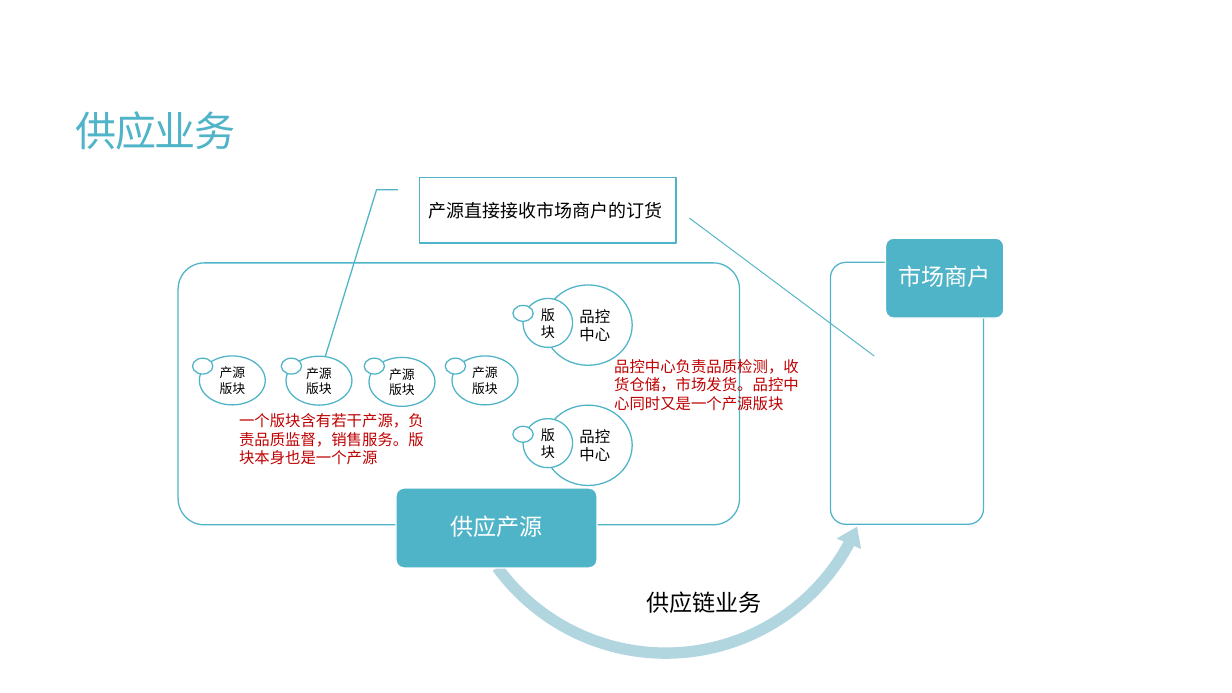
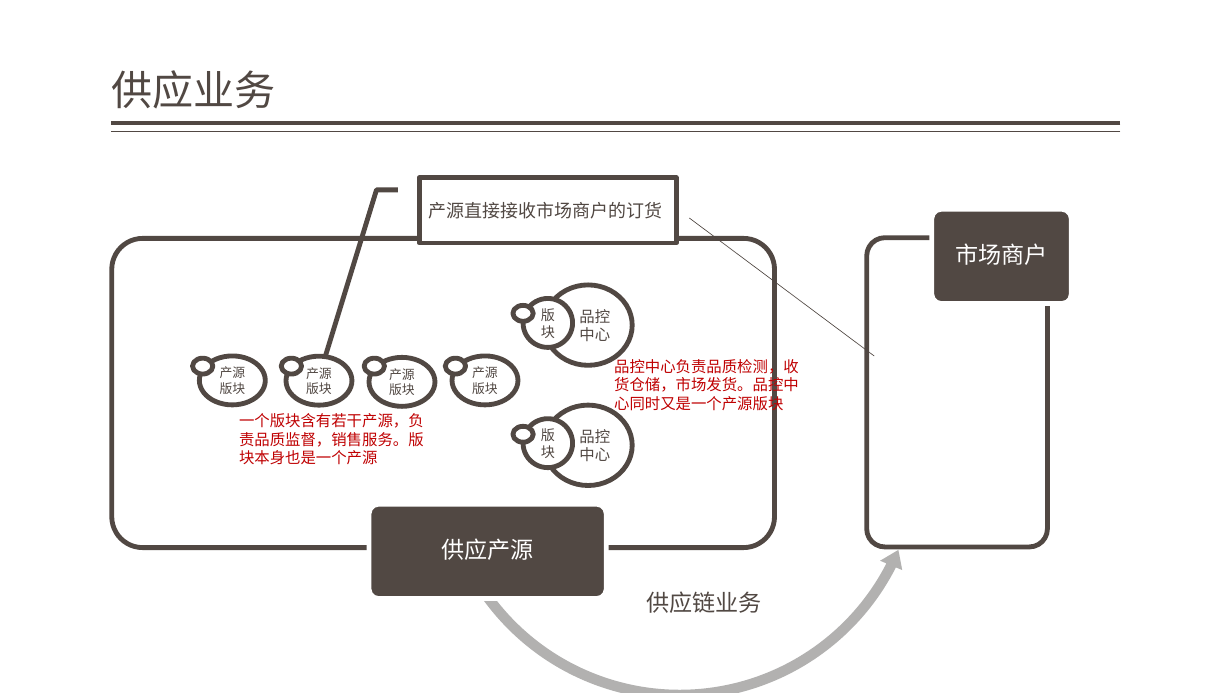
Before and after one commit to jzgi/chainsmart, a slide deck: slide 9 of Docs/品链供销平台.pptx. Drawn at 1232x693 pixels with LibreOffice and Linux fonts; fonts in the diff are those of the drawing. Boxes give left, top, right and bottom in pixels: in the first picture for what was removed or moved away, otherwise in the second. Text is boxed around its words. In the diff, an @@ line names an element or a change of style, - is before the commit and + after.

```diff
--- a/Docs/品链供销平台.pptx
+++ b/Docs/品链供销平台.pptx
@@ title "供应业务": place and size @@
-title "供应业务" at <box>76,111,236,149</box>
+title "供应业务" at <box>112,70,276,108</box>
@@ title "供应业务" at <box>112,70,276,108</box>: text colour #50B4C8 to #514843, letter spacing -1.2 to 0 pt; line spacing 0.85 to 0.9; vertical alignment middle to bottom @@
@@ line added from (1121, 123) to (112, 123), #514843 3 pt @@
@@ line added from (1121, 132) to (112, 132), #514843 1 pt @@
@@ left circular arrow: place and size @@
-left circular arrow at <box>445,224,887,666</box>
+left circular arrow at <box>431,208,930,693</box>
@@ left circular arrow at <box>431,208,930,693</box>: fill #B3D6E0 to #B3B1B0; proportions changed @@
@@ rounded rectangle at <box>932,209,1071,303</box>: fill #50B4C8 to #514843; outline #FFFFFF 1 pt to #FFFFFF 3.78 pt @@
@@ rounded rectangle: place and size @@
-rounded rectangle at <box>885,238,1004,319</box>
+rounded rectangle at <box>932,209,1071,303</box>
@@ rounded rectangle: place and size @@
-rounded rectangle at <box>178,263,740,525</box>
+rounded rectangle at <box>112,238,775,548</box>
@@ line (689, 218) - (874, 356): stroke #50B4C8 0.75 pt to #504641 0.5 pt @@
@@ outline #50B4C8 1 pt to #514843 3.78 pt in 8 elements at <box>281,359,301,374</box>, <box>192,359,213,374</box>, <box>364,359,384,374</box>, <box>445,359,466,374</box>, <box>513,306,533,322</box>, <box>513,426,533,442</box>, <box>112,238,775,548</box>, <box>867,238,1048,547</box> @@
@@ rounded rectangle: place and size @@
-rounded rectangle at <box>831,262,984,524</box>
+rounded rectangle at <box>867,238,1048,547</box>
@@ text "市场商户": place and size @@
-text "市场商户" at <box>898,265,990,287</box>
+text "市场商户" at <box>955,243,1047,265</box>
@@ text colour #000000 to #514843; outline #50B4C8 1 pt to #514843 3.78 pt in 9 elements at <box>420,177,677,243</box>, <box>287,356,352,405</box>, <box>200,356,265,405</box>, <box>369,358,434,407</box>, <box>452,356,518,405</box>, <box>544,285,632,365</box>, <box>523,299,573,348</box>, <box>544,405,632,485</box>, <box>523,419,573,468</box> @@
@@ rounded rectangle: place and size @@
-rounded rectangle at <box>396,488,598,568</box>
+rounded rectangle at <box>369,505,606,599</box>
@@ rounded rectangle at <box>369,505,606,599</box>: fill #50B4C8 to #514843; outline #FFFFFF 1 pt to #FFFFFF 3.78 pt @@
@@ text "供应产源": place and size @@
-text "供应产源" at <box>450,515,542,537</box>
+text "供应产源" at <box>441,538,533,560</box>
@@ text "供应链业务" at <box>647,591,762,613</box>: text colour #000000 to #514843 @@
```
Also in this commit, not shown: 24 other slides changed, 2 slides added, 11 other files.
